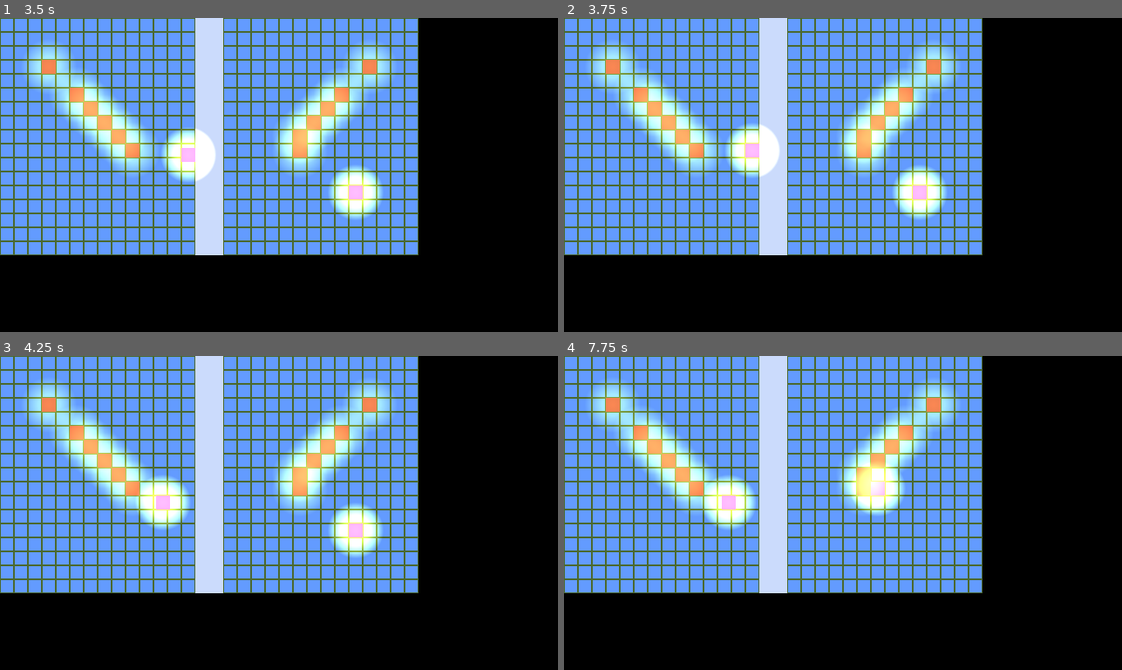
Above: before the commit, frames 1-4 (two rows, left to right).
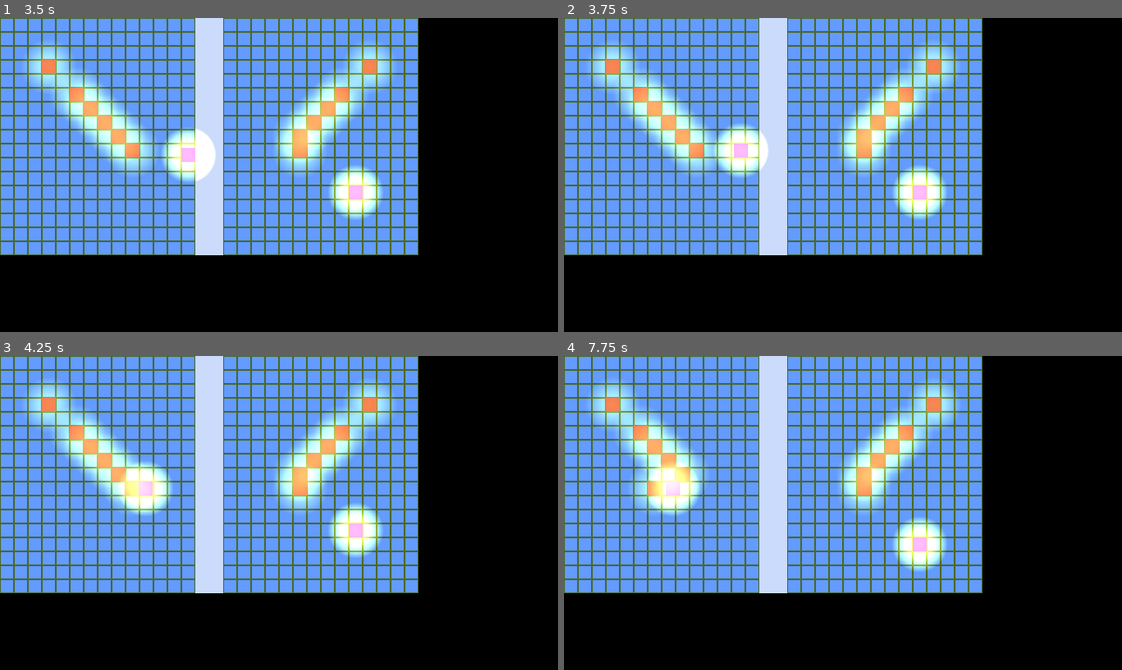
Above: after the commit, the same moments.

Repository: Melancholy-Dev/Split-Memories
Game: Godot game, scene res://scenes/levels/prototype.tscn
Two runs of this game, one before a commit and one after it. Both use one fixed random seed, a clock stepped at 60 frames per second and the inputs below. This scene is started directly instead of the project's main scene.
Inputs:
- Up to frame 1 (3.5 s): tap Enter at 0.5 s; hold D (move_right_p1) 0.53-1.28 s; hold Down (move_down_p2) 0.53-1.28 s; hold S (move_down_p1) 1.28-2.03 s; tap Left (move_left_p2) at 1.35 s; hold D (move_right_p1) 2.03-2.78 s; hold Right (move_right_p2) 2.03-2.78 s; hold W (move_up_p1) from 2.78 s (still down); tap Up (move_up_p2) at 2.85 s
- Up to frame 2 (3.75 s): release W (move_up_p1) at 3.53 s; hold A (move_left_p1) from 3.53 s (still down); hold Space (undo) from 3.53 s (still down)
- Up to frame 3 (4.25 s): keep holding A (move_left_p1); keep holding Space (undo)
- Up to frame 4 (7.75 s): release Space (undo) at 4.28 s; tap Down (move_down_p2) at 4.35 s; release A (move_left_p1) at 5.03 s; hold S (move_down_p1) 5.03-5.78 s; hold Left (move_left_p2) 5.03-5.78 s; hold D (move_right_p1) 5.78-6.53 s; tap Right (move_right_p2) at 5.85 s; hold W (move_up_p1) 6.53-7.28 s; hold Up (move_up_p2) 6.53-7.28 s; hold D (move_right_p1) from 7.28 s (still down); tap Space (undo) at 7.35 s

Frame 1 is identical in both runs. In frame 2, 1.2% of the frame differs, in the area x 27-39%, y 33-51%; in frame 3, 1.7%; in frame 4, 5.4%, in the area x 12-69%, y 33-69%.
Error in both runs: Invalid access to property or key 'loading_level' on a base object of type 'null instance'. (res://scripts/managers/input_manager.gd:30)

Commit message:
Improved undo system, making snapshots only when a player move a object

Diff:
--- a/scripts/components/movement_component.gd
+++ b/scripts/components/movement_component.gd
@@ -32,7 +32,7 @@
 	is_moving = true
 	var previous_state := UndoManager.capture_state()
 	var moved_entities := board.try_move_player(player, direction)
-	if not moved_entities.is_empty():
+	if moved_entities.size() > 1:
 		UndoManager.commit_state(previous_state)
 	if moved_entities.is_empty():
 		movement_blocked.emit()
